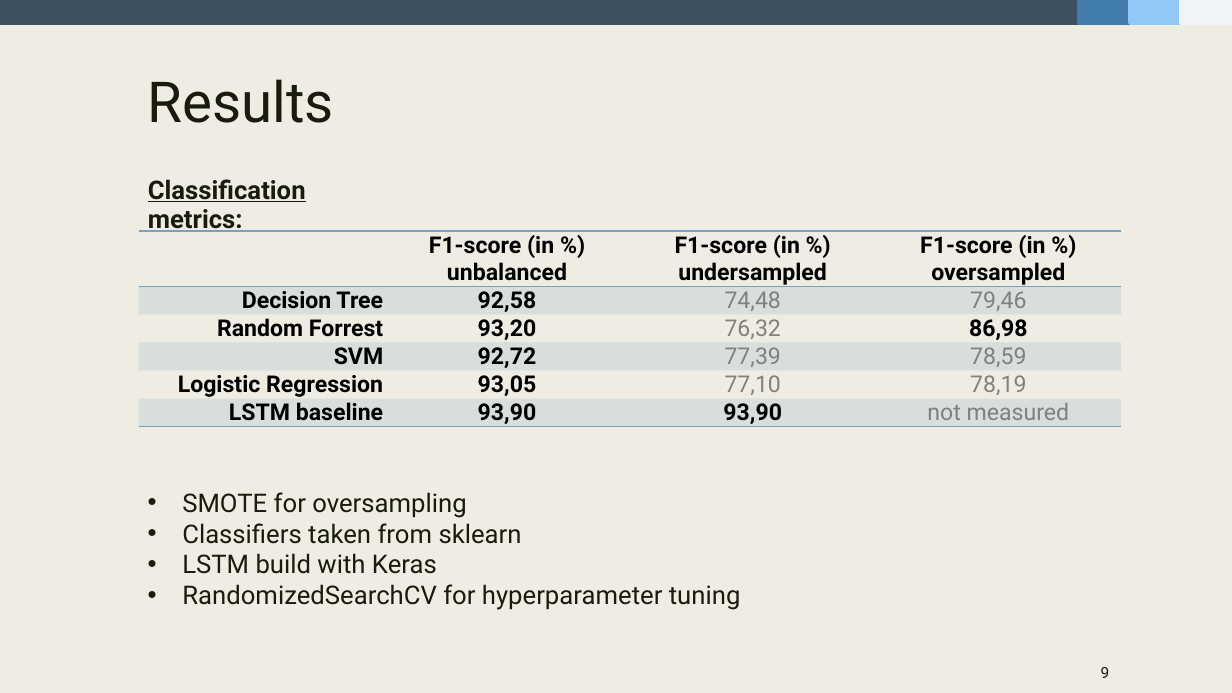
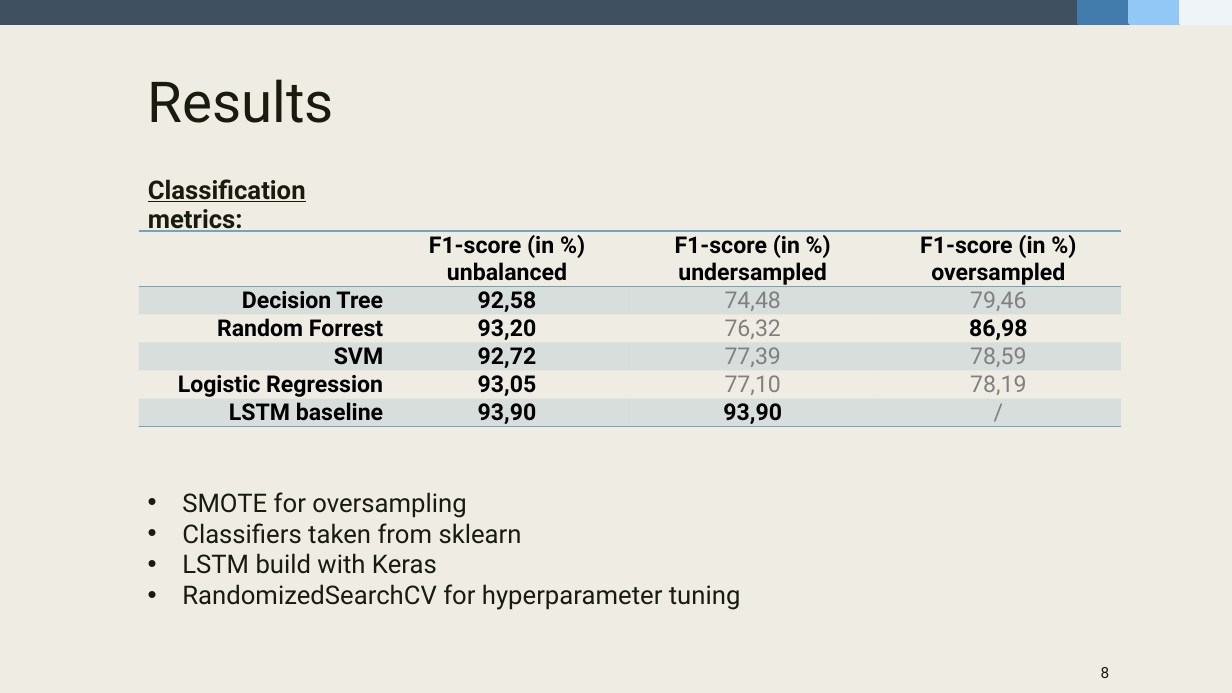
Before and after one commit to fidsusj/HateSpeechDetection, a slide deck: slide 8 of docs/presentation/presentation-slides.pptx (slide 9 before the commit). Drawn at 1232x693 pixels with LibreOffice and Linux fonts; fonts in the diff are those of the drawing. Boxes give left, top, right and bottom in pixels: in the first picture for what was removed or moved away, otherwise in the second. Text is boxed around its words. In the diff, an @@ line names an element or a change of style, - is before the commit and + after.

```diff
--- a/docs/presentation/presentation-slides.pptx
+++ b/docs/presentation/presentation-slides.pptx
@@ table at <box>139,231,1122,431</box> @@
-row 6, column 4: not measured
+row 6, column 4: /
@@ page number at <box>1101,667,1110,678</box>: text changed @@
-9
+8
```
Also in this commit, not shown: 3 other slides changed, 4 slides removed.
